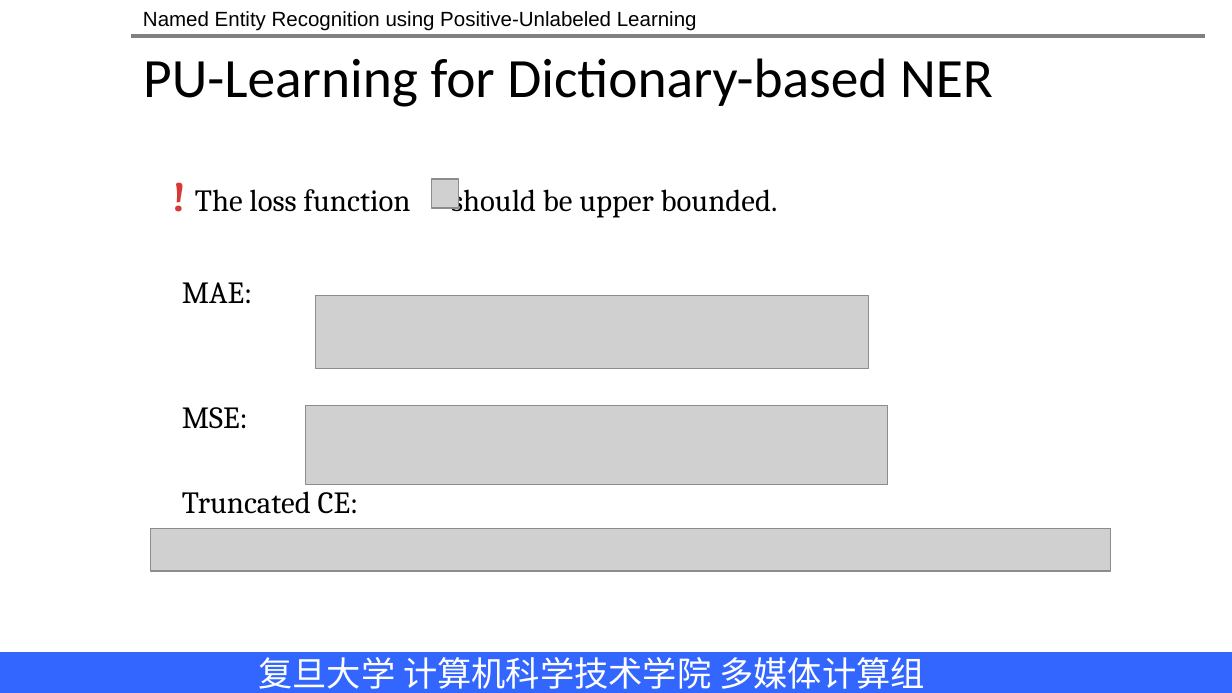
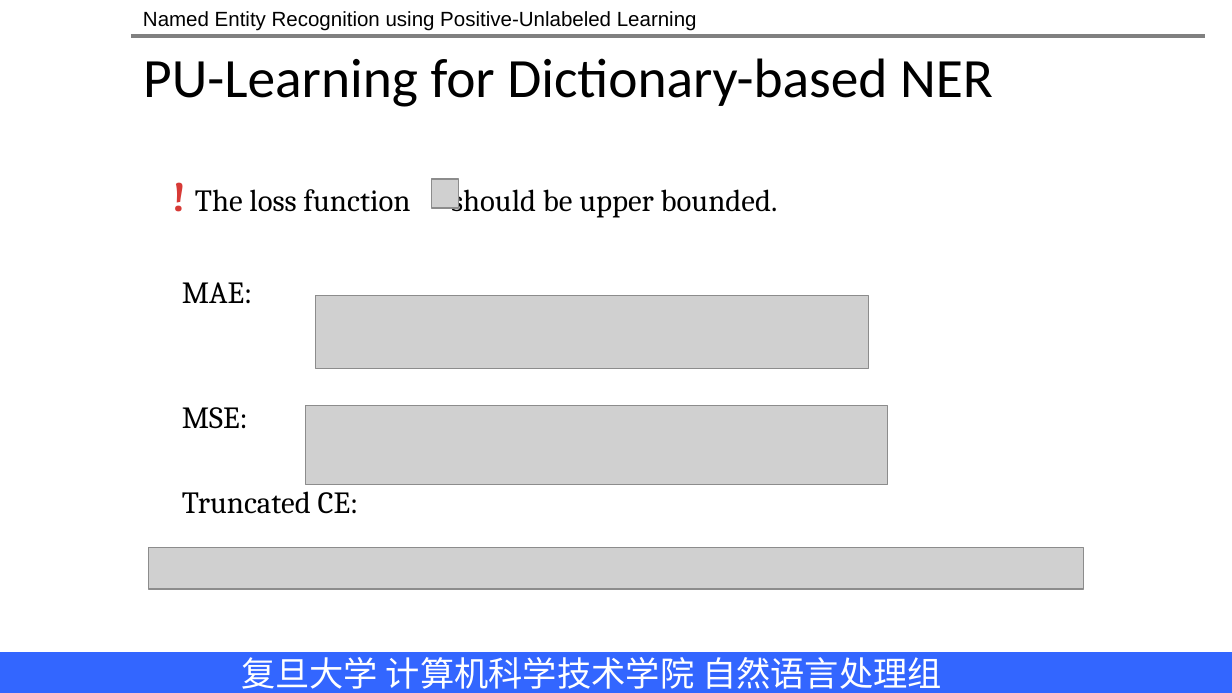
Before and after one commit to v-mipeng/LexiconNER, a slide deck: slide 7 of AIS_彭敏龙_Name_Entity_Recognition_using_Positive_Unlabeled_Learning.pptx. Drawn at 1232x693 pixels with LibreOffice and Linux fonts; fonts in the diff are those of the drawing; grey boxes stand for pictures; background and template pictures are left out. Boxes give left, top, right and bottom in pixels: in the first picture for what was removed or moved away, otherwise in the second. Text is boxed around its words. In the diff, an @@ line names an element or a change of style, - is before the commit and + after.

```diff
--- a/AIS_彭敏龙_Name_Entity_Recognition_using_Positive_Unlabeled_Learning.pptx
+++ b/AIS_彭敏龙_Name_Entity_Recognition_using_Positive_Unlabeled_Learning.pptx
@@ picture removed at [150,529,1111,572] @@
@@ picture added at [149,547,1084,589] @@
@@ text at [241,657,942,689]: text changed @@
-复旦大学 计算机科学技术学院 多媒体计算组
+复旦大学 计算机科学技术学院 自然语言处理组
```
Also in this commit, not shown: 14 other slides changed.
